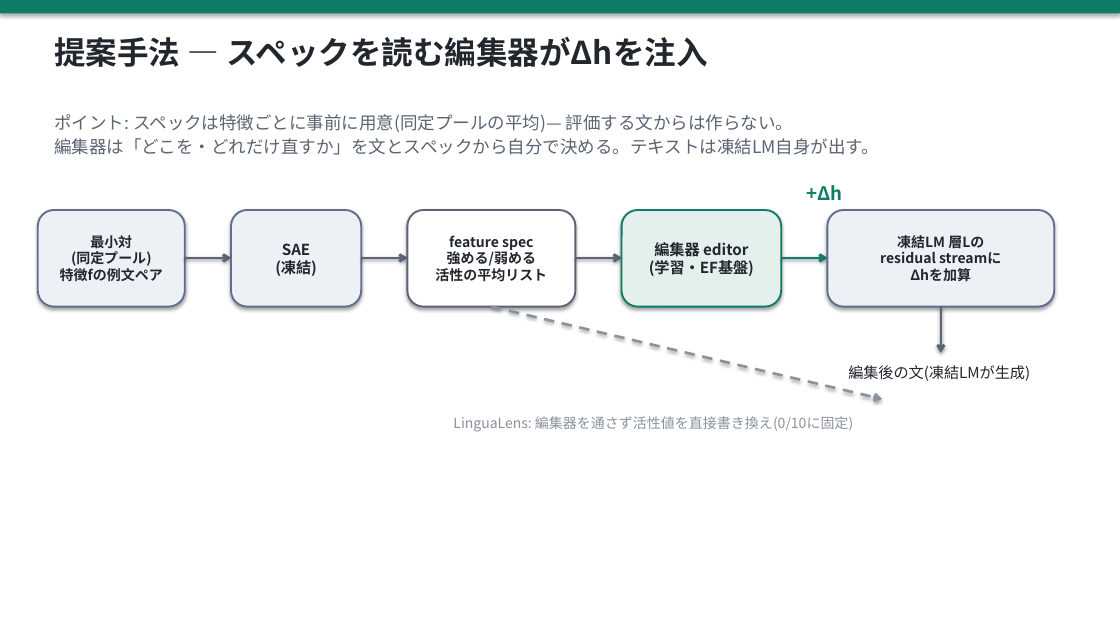
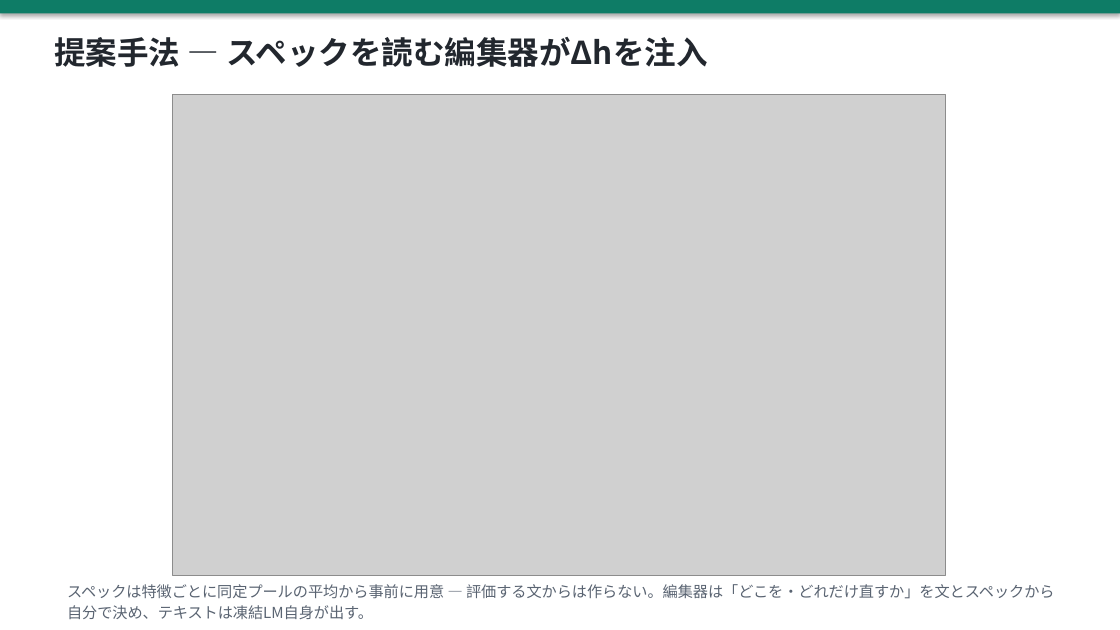
Before and after one commit to yohei-kobashi/SAE-LEWIS, a slide deck: slide 7 of slides/20260722_progress.pptx. Drawn at 1120x630 pixels with LibreOffice and Linux fonts; fonts in the diff are those of the drawing; grey boxes stand for pictures. Boxes give left, top, right and bottom in pixels: in the first picture for what was removed or moved away, otherwise in the second. Text is boxed around its words. In the diff, an @@ line names an element or a change of style, - is before the commit and + after.

Commit message:
スライド6・7を前セッション作成の図(SVG→PNG化)に差し替え: 新図の説明を統合(同定プール・差分平均±top64・オフライン準備・Dolma明記・ノルム予算除去注記)、cairosvgでIPAゴシック描画

```diff
--- a/slides/20260722_progress.pptx
+++ b/slides/20260722_progress.pptx
@@ picture added at box(172, 94, 945, 576) @@
@@ text removed at box(806, 185, 842, 200) @@
-+Δh
@@ rounded rectangle removed at box(38, 210, 185, 307) @@
-最小対
-(同定プール)
-特徴fの例文ペア
@@ rounded rectangle removed at box(231, 210, 361, 307) @@
-SAE
-(凍結)
@@ rounded rectangle removed at box(408, 210, 576, 307) @@
-feature spec
-強める/弱める
-活性の平均リスト
@@ rounded rectangle removed at box(622, 210, 781, 307) @@
-編集器 editor
-(学習・EF基盤)
@@ rounded rectangle removed at box(828, 210, 1054, 307) @@
-凍結LM 層Lの
-residual streamに
-Δhを加算
@@ arrow removed from (185, 258) to (231, 258) @@
@@ arrow removed from (361, 258) to (408, 258) @@
@@ arrow removed from (576, 258) to (622, 258) @@
@@ arrow removed from (781, 258) to (828, 258) @@
@@ arrow removed from (492, 307) to (882, 399) @@
@@ arrow removed from (941, 307) to (941, 353) @@
@@ text removed at box(848, 365, 1030, 381) @@
-編集後の文(凍結LMが生成)
@@ text removed at box(453, 416, 853, 432) @@
-LinguaLens: 編集器を通さず活性値を直接書き換え(0/10に固定)
@@ text at box(67, 584, 1054, 619): text changed; size 15 to 13 pt @@
-ポイント: スペックは特徴ごとに事前に用意(同定プールの平均)— 評価する文からは作らない。
-編集器は「どこを・どれだけ直すか」を文とスペックから自分で決める。テキストは凍結LM自身が出す。
+スペックは特徴ごとに同定プールの平均から事前に用意 — 評価する文からは作らない。編集器は「どこを・どれだけ直すか」を文とスペックから自分で決め、テキストは凍結LM自身が出す。
```
Also in this commit, not shown: 1 other slide changed.
